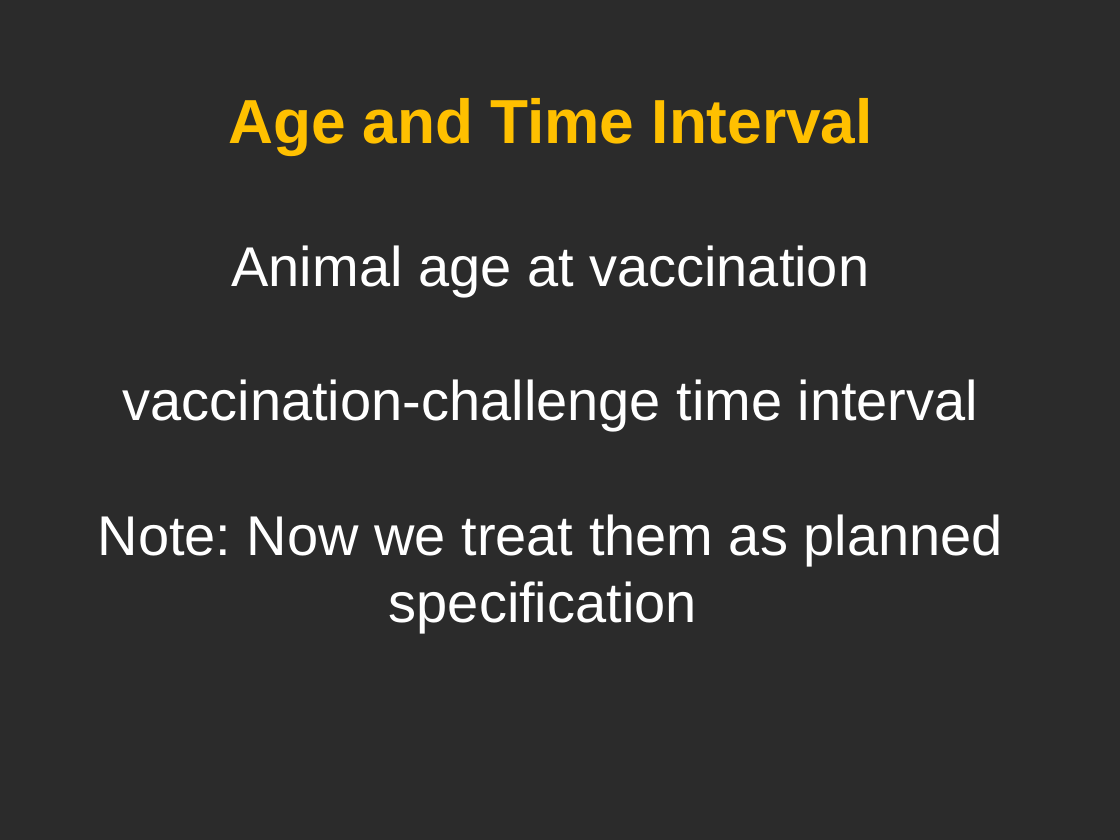
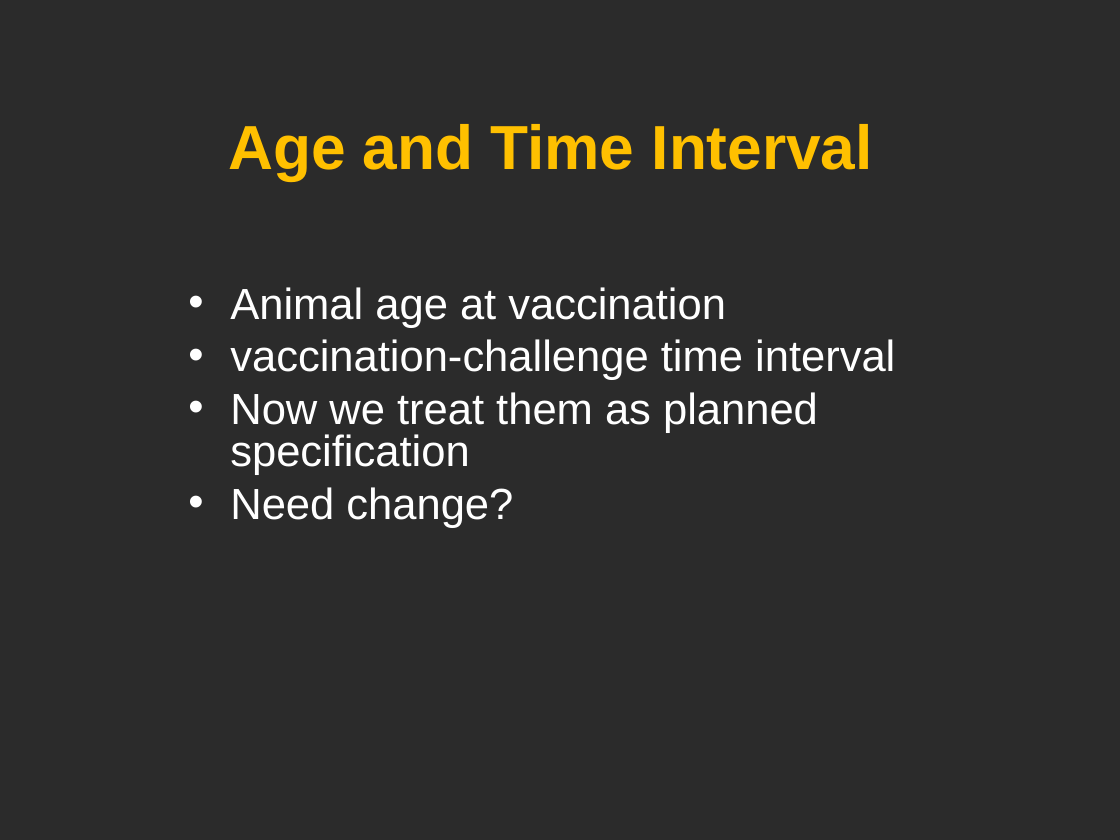
Before and after one commit to obi-ontology/obi-legacy-svn, a slide deck: slide 12 of trunk/docs/developer/use cases/Vaccine_usercase_Vancouver2010.ppt. Drawn at 1120x840 pixels with LibreOffice and Linux fonts; fonts in the diff are those of the drawing; background and template pictures are left out; a plain dark background stands for a picture behind light text. Boxes give left, top, right and bottom in pixels: in the first picture for what was removed or moved away, otherwise in the second. Text is boxed around its words. In the diff, an @@ line names an element or a change of style, - is before the commit and + after.

```diff
--- a/trunk/docs/developer/use cases/Vaccine_usercase_Vancouver2010.ppt
+++ b/trunk/docs/developer/use cases/Vaccine_usercase_Vancouver2010.ppt
@@ title added at bbox=[228, 124, 873, 180], 40 pt, text #FFC000, bold @@
+Age and Time Interval
@@ text "Animal age at vaccination" at bbox=[230, 287, 895, 528]: vertical alignment middle to top @@
@@ text at bbox=[230, 287, 895, 528]: text changed; size 36 to 28 pt @@
-Age and Time Interval
-Animal age at vaccination
-vaccination-challenge time interval
-Note: Now we treat them as planned specification
+• Animal age at vaccination
+• vaccination-challenge time interval
+• Now we treat them as planned specification
+• Need change?
```
Also in this commit, not shown: 8 other slides changed.
